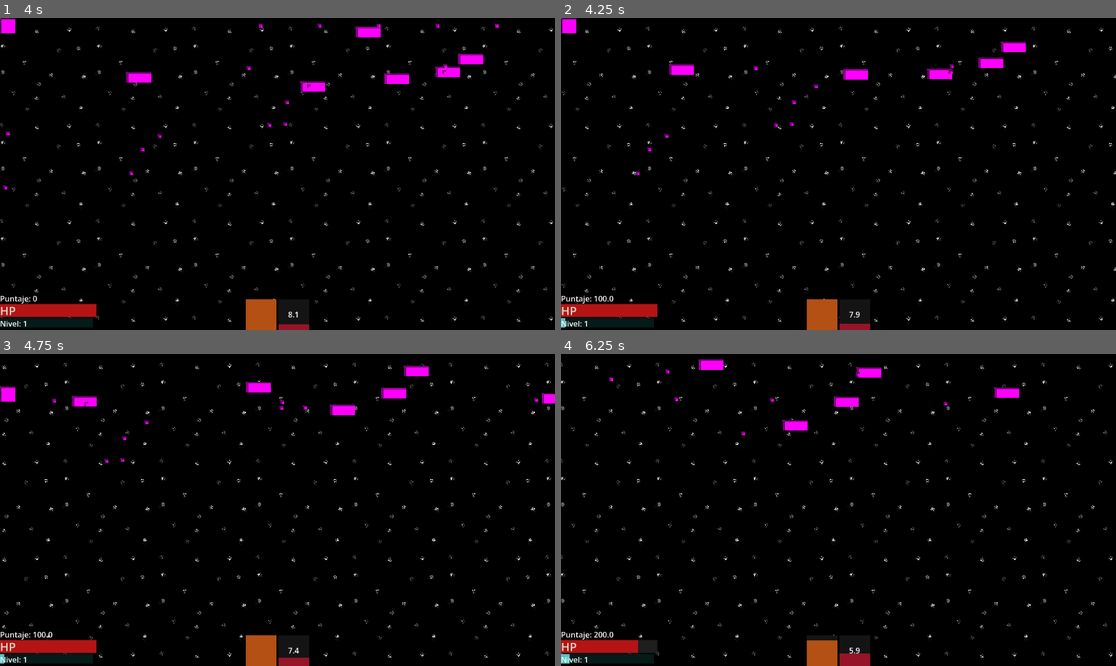
Above: before the commit, frames 1-4 (two rows, left to right).
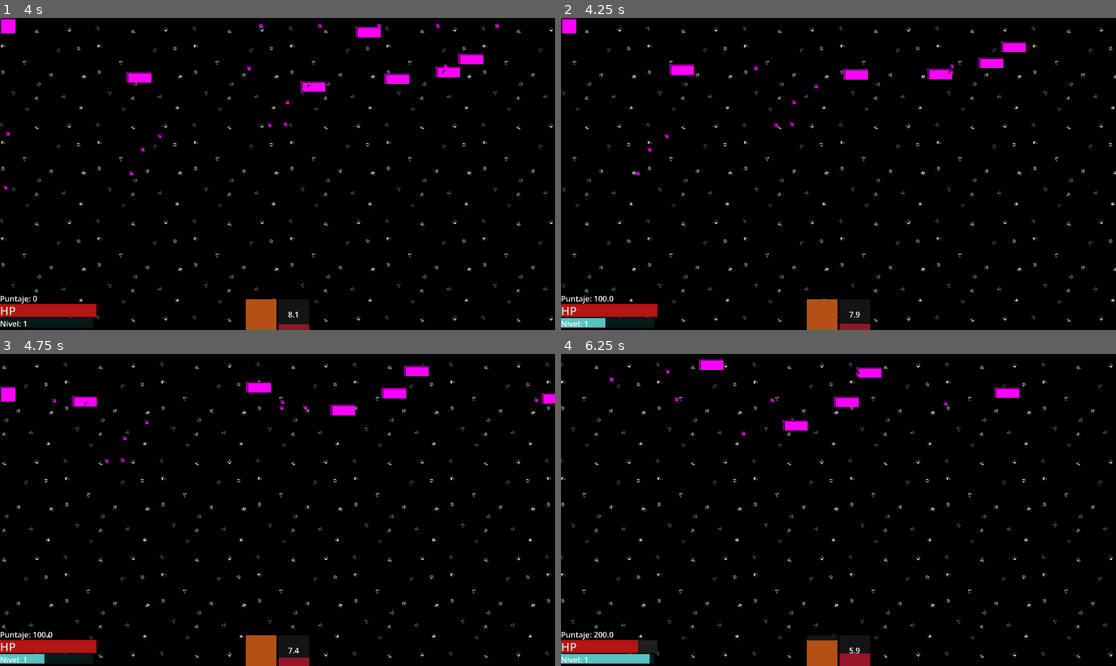
Above: after the commit, the same moments.

Repository: wfeboSKL/tales-for-the-asleep
Game: Godot game, scene res://scenes/Menu/Mewou.tscn
Two runs of this game, one before a commit and one after it. Both use one fixed random seed, a clock stepped at 60 frames per second and the inputs below.
Inputs:
- Up to frame 1 (4 s): click "Capítulo I" at 0.5 s; tap Enter at 1.25, 3.6 s; hold Shift (focus) 1.28-2.03 s; hold W (move_up) 1.28-2.78 s; tap Space at 1.52, 2.27, 3.77 s; tap J (melee) at 2.1 s; hold K (shoot) 2.78-3.53 s; hold A (move_left) from 2.78 s (still down)
- Up to frame 2 (4.25 s): keep holding A (move_left)
- Up to frame 3 (4.75 s): release A (move_left) at 4.28 s; hold S (move_down) from 4.28 s (still down); hold Shift (focus) from 4.28 s (still down); tap Space at 4.52 s
- Up to frame 4 (6.25 s): release S (move_down) at 5.03 s; release Shift (focus) at 5.03 s; hold D (move_right) 5.03-5.78 s; tap J (melee) at 5.1 s; tap Space at 5.27 s; hold W (move_up) from 5.78 s (still down); hold K (shoot) from 5.78 s (still down)

Frame 1 is identical in both runs. In frame 2, 0.2% of the frame differs, in the area x 0-9%, y 95-100%; in frame 3, 0.2%; in frame 4, 0.5%, in the area x 1-17%, y 95-100%.

Commit message:
WIP: Estructura inicial de XPOrb, pendiente lógica de movimiento | Trabajado en PC_FEBO

Diff:
--- a/game_data.gd
+++ b/game_data.gd
@@ -16,19 +16,22 @@
 #Velocidad de disparo del jugador
 var shoot_speed = 0.1
 
+# -- SEÑAL DE XP --
+signal xp_changed(current_xp, max_xp)
+# -- SEÑAL DE SUBIDA DE NIVEL
+signal level_up_occurred(new_level)
+
 # -- FUNCIÓN PARA SUBIR DE NIVEL --
 func level_up():
 	player_level += 1
 	player_xp = 0
-	xp_to_next_level = 210*(25 * player_level)
+	xp_to_next_level = 210 * player_level
 	# Se avisa que el XP cambió tras subir de nivel
 	xp_changed.emit(player_xp, xp_to_next_level)
+	level_up_occurred.emit(player_level)
 	# Mejorar velocidad de disparo con cada nivel, mínimo 0.05
 	shoot_speed = clamp(shoot_speed - 0.005, 0.08, 0.1)
 	print("Shoot rate: ",shoot_speed)
-
-# -- SEÑAL DE XP --
-signal xp_changed(current_xp, max_xp)
 
 # -- AGREGAR XP AL JUGADOR --
 func add_xp(amount):
--- /dev/null
+++ b/scenes/demolevel/canvas_layer.gd
@@ -0,0 +1,11 @@
+extends CanvasLayer
+
+
+# Called when the node enters the scene tree for the first time.
+func _ready() -> void:
+	pass # Replace with function body.
+
+
+# Called every frame. 'delta' is the elapsed time since the previous frame.
+func _process(delta: float) -> void:
+	pass
--- a/scenes/demolevel/level.tscn
+++ b/scenes/demolevel/level.tscn
@@ -7,6 +7,7 @@
 [ext_resource type="Script" uid="uid://bcbddn7bdv641" path="res://scenes/demolevel/enemy_spawner.gd" id="3_d2nb1"]
 [ext_resource type="Script" uid="uid://ckyrnlkddffwu" path="res://scenes/demolevel/hud.gd" id="5_ul7rm"]
 [ext_resource type="PackedScene" uid="uid://ccvvxddts30js" path="res://scenes/ui/dialogue_box.tscn" id="6_s4sfo"]
+[ext_resource type="Script" uid="uid://dbld1txf0rrot" path="res://scenes/demolevel/level_up_display.gd" id="8_6k8mo"]
 
 [sub_resource type="StyleBoxFlat" id="StyleBoxFlat_kcedh"]
 bg_color = Color(0.11764706, 0.11764706, 0.11764706, 1)
@@ -206,3 +207,17 @@
 script = ExtResource("3_d2nb1")
 
 [node name="DialogueBox" parent="." unique_id=301512362 instance=ExtResource("6_s4sfo")]
+
+[node name="LevelUpDisplay" type="CanvasLayer" parent="." unique_id=43281636]
+script = ExtResource("8_6k8mo")
+
+[node name="LevelUpLabel" type="Label" parent="LevelUpDisplay" unique_id=1249489938]
+modulate = Color(1, 1, 1, 0)
+layout_direction = 4
+offset_left = 950.0
+offset_top = 290.0
+offset_right = 1132.0
+offset_bottom = 321.0
+theme_override_font_sizes/font_size = 22
+text = "¡Subiste de Nivel!"
+horizontal_alignment = 1
--- /dev/null
+++ b/scenes/demolevel/level_up_display.gd
@@ -0,0 +1,16 @@
+extends CanvasLayer
+
+func _ready():
+	# Al iniciar, conectar la señal level_up_occurred de GameData a esta función
+	GameData.level_up_occurred.connect(_on_level_up_occurred)
+
+func _on_level_up_occurred(player_level):
+	$LevelUpLabel.text = "Nivel: " + str(player_level)
+	# Se crea una animación (Tween) para el efecto de aparición/desaparición
+	var tween = create_tween()
+	# Fade in: de invisible a totalmente visible en 0.3 segundos
+	tween.tween_property($LevelUpLabel, "modulate:a", 1.0, 0.3)
+	# Espera 1.5 segundos visible antes de desaparecer
+	tween.tween_interval(1.5)
+	# Fade out: de visible a invisible en 0.3 segundos
+	tween.tween_property($LevelUpLabel, "modulate:a", 0.0, 0.3)
--- a/scenes/enemies/enemy_basic.gd
+++ b/scenes/enemies/enemy_basic.gd
@@ -7,7 +7,7 @@
 #Se establece la vida inicial (la cual cambiará por impactos)
 var health = 3
 #Se define cuanta experiencia dará
-var xp_value = 10
+var xp_value = 100
 #Se establece el cooldown de la bala inicial
 var shoot_cooldown = 0.0
 #Referencia al jugador, inicia vacía hasta que la escena esté lista
--- /dev/null
+++ b/scenes/particles/xp_orb.gd
@@ -0,0 +1,11 @@
+extends Area2D
+
+
+# Called when the node enters the scene tree for the first time.
+func _ready() -> void:
+	pass # Replace with function body.
+
+
+# Called every frame. 'delta' is the elapsed time since the previous frame.
+func _process(delta: float) -> void:
+	pass
--- /dev/null
+++ b/scenes/particles/xp_orb.tscn
@@ -0,0 +1,21 @@
+[gd_scene format=3 uid="uid://krk4f3bcxgr0"]
+
+[sub_resource type="CircleShape2D" id="CircleShape2D_3jys1"]
+
+[node name="XPOrb" type="Area2D" unique_id=1181106373]
+
+[node name="Sprite2D" type="ColorRect" parent="." unique_id=788990685]
+custom_minimum_size = Vector2(20, 20)
+anchors_preset = 15
+anchor_right = 1.0
+anchor_bottom = 1.0
+offset_left = -10.0
+offset_top = -10.0
+offset_right = 10.0
+offset_bottom = 10.0
+grow_horizontal = 2
+grow_vertical = 2
+color = Color(0.33333334, 1, 1, 1)
+
+[node name="CollisionShape2D" type="CollisionShape2D" parent="." unique_id=185398903]
+shape = SubResource("CircleShape2D_3jys1")
Not shown, added: scenes/demolevel/canvas_layer.gd.uid
Not shown, added: scenes/demolevel/level_up_display.gd.uid
Empty file added: scenes/demolevel/level_up_label.gd
Not shown, added: scenes/demolevel/level_up_label.gd.uid
Not shown, added: scenes/particles/xp_orb.gd.uid
